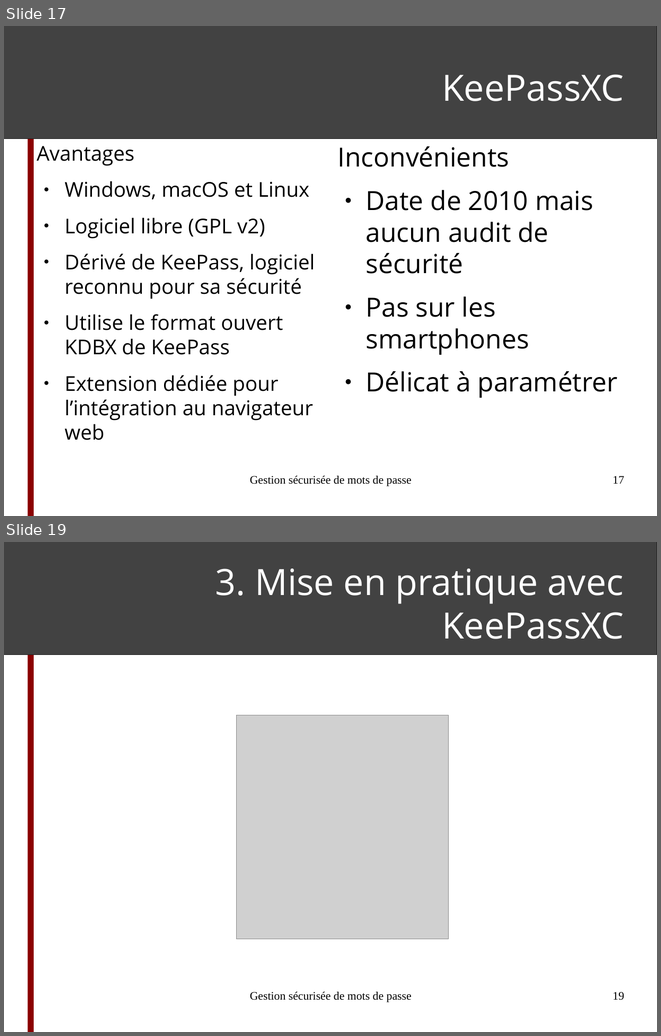
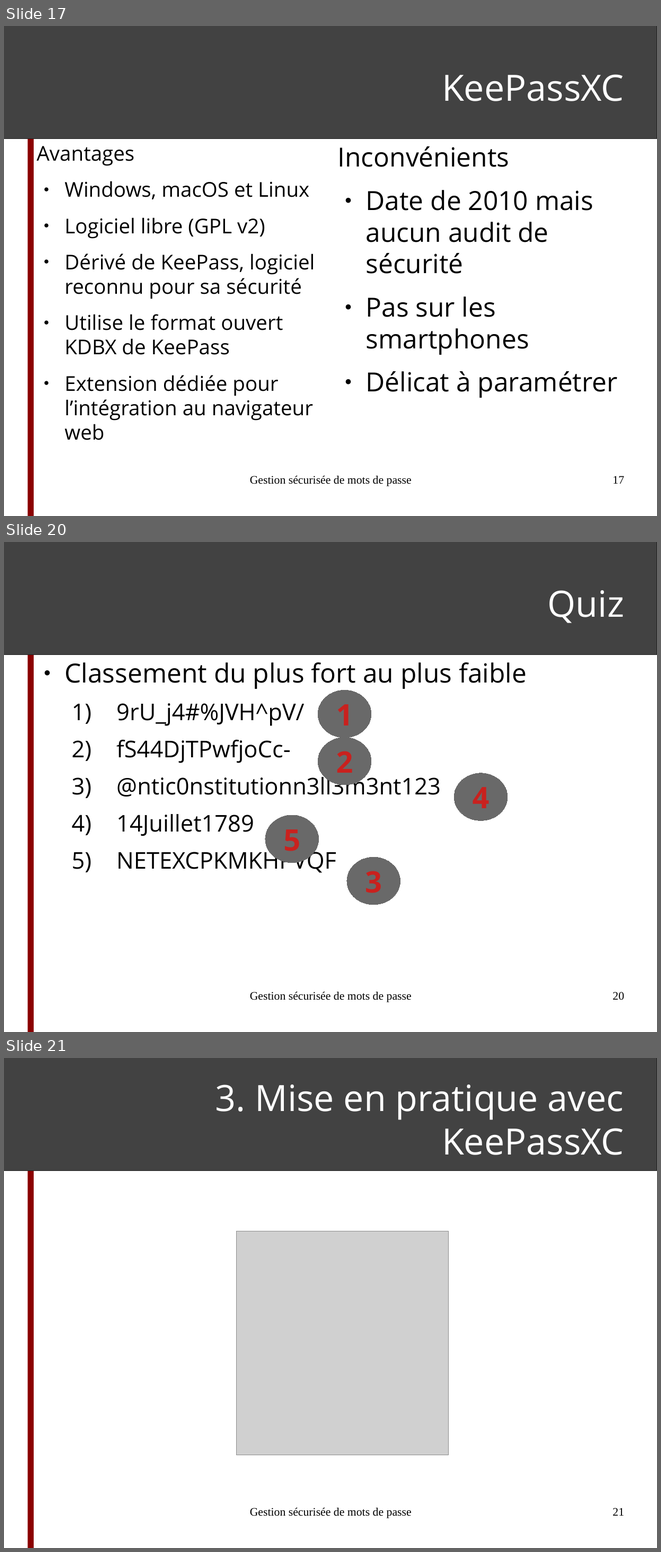
Before and after one commit to ftassy/Voyages-en-Cyberie, a slide deck: module_mots_de_passe/Gestion_securisee_de_mots_de_passe.odp. Shown one above the other, each under a label of ours: slides 17 and 19 before the commit, slides 17, 20 and 21 after it; the slides between them are not shown. The pictures are 661x1036 and 661x1552 pixels, drawn with LibreOffice and Linux fonts; fonts in the diff are those of the drawing; grey boxes stand for pictures. Boxes give left, top, right and bottom in pixels: in the first picture for what was removed or moved away, otherwise in the second. Text is boxed around its words. In the diff, an @@ line names an element or a change of style, - is before the commit and + after.

Commit message:
Mise à jour de la présentation des mots de passes et du README

```diff
--- a/module_mots_de_passe/Gestion_securisee_de_mots_de_passe.odp
+++ b/module_mots_de_passe/Gestion_securisee_de_mots_de_passe.odp
@@ slide 20 added at box(4, 542, 657, 1032), background #FFFFFF; not listed: 2 template elements that a slide beside it also shows @@
@@ title added at box(548, 590, 624, 623), 44 pt, text #FFFFFF @@
+Quiz
@@ text added at box(64, 662, 527, 873), 28 pt, text #000000 @@
+● Classement du plus fort au plus faible
+  1) 9rU_j4#%JVH^pV/
+  2) fS44DjTPwfjoCc-
+  3) @ntic0nstitutionn3ll3m3nt123
+  4) 14Juillet1789
+  5) NETEXCPKMKHPVQF
@@ ellipse added at box(318, 690, 371, 738), fill #696969, outline #696969 0 pt @@
@@ ellipse added at box(318, 738, 371, 785), fill #696969, outline #696969 0 pt @@
@@ ellipse added at box(454, 773, 508, 820), fill #696969, outline #696969 0 pt @@
@@ ellipse added at box(265, 815, 319, 863), fill #696969, outline #696969 0 pt @@
@@ ellipse added at box(347, 857, 400, 905), fill #696969, outline #696969 0 pt @@
@@ text added at box(250, 991, 412, 1002), 14 pt, text #000000 @@
+Gestion sécurisée de mots de passe
@@ page number added at box(612, 991, 624, 1000), 14 pt, text #000000 @@
+20
@@ what was slide 19 is now slide 21 @@
@@ page number at box(612, 1507, 624, 1515): text changed @@
-19
+21
```
Also in this commit, not shown: 5 slides changed, 1 other slide added, 1 slide removed, 1 other file.
